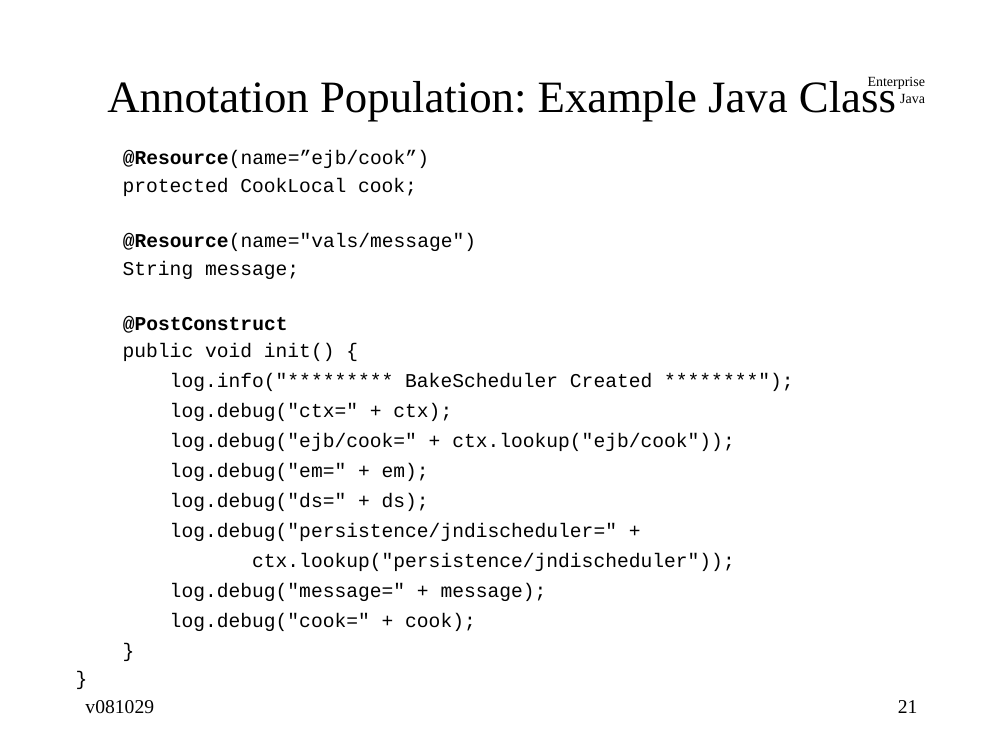
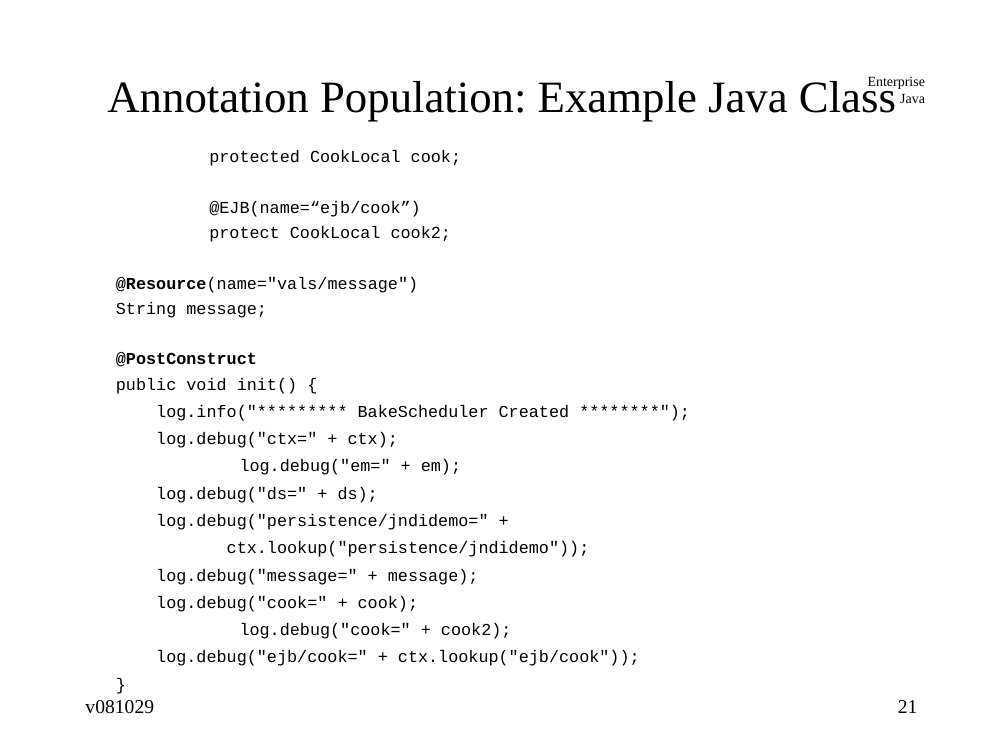
Before and after one commit to jcstaff/ejava-javaee, a slide deck: slide 21 of jndiDemo/src/site/resources/lectures/jndiENC.ppt. Drawn at 1008x756 pixels with LibreOffice and Linux fonts; fonts in the diff are those of the drawing. Boxes give left, top, right and bottom in pixels: in the first picture for what was removed or moved away, otherwise in the second. Text is boxed around its words. In the diff, an @@ line names an element or a change of style, - is before the commit and + after.

```diff
--- a/jndiDemo/src/site/resources/lectures/jndiENC.ppt
+++ b/jndiDemo/src/site/resources/lectures/jndiENC.ppt
@@ text at [116, 150, 640, 666]: paragraph removed @@
-}
@@ text at [116, 150, 570, 612]: size 14 to 12 pt in "protected CookLocal cook;", "@Resource(name="vals/message")", "String message;", "@PostConstruct" and 8 more places @@
@@ text at [123, 150, 429, 168]: paragraph removed @@
-@Resource(name=”ejb/cook”)
@@ text at [209, 201, 451, 242]: paragraphs added @@
+@EJB(name=“ejb/cook”)
+protect CookLocal cook2;
@@ text at [170, 433, 734, 451]: paragraph removed @@
-log.debug("ejb/cook=" + ctx.lookup("ejb/cook"));
@@ text at [156, 514, 590, 557]: text changed; size 14 to 12 pt @@
-log.debug("persistence/jndischeduler=" +
-ctx.lookup("persistence/jndischeduler"));
+log.debug("persistence/jndidemo=" +
+ctx.lookup("persistence/jndidemo"));
@@ text at [156, 623, 640, 666]: paragraphs added @@
+log.debug("cook=" + cook2);
+log.debug("ejb/cook=" + ctx.lookup("ejb/cook"));
```
Also in this commit, not shown: 4 other slides changed, 3 other files.
